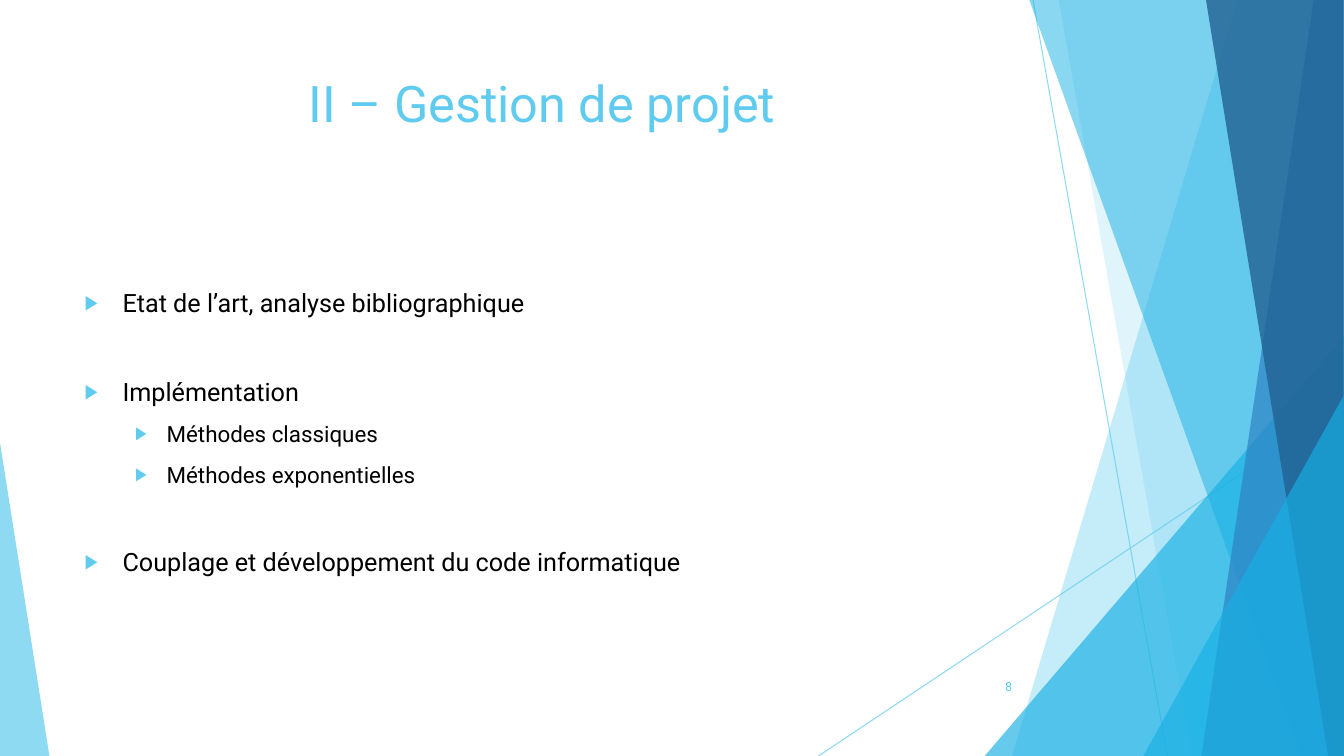
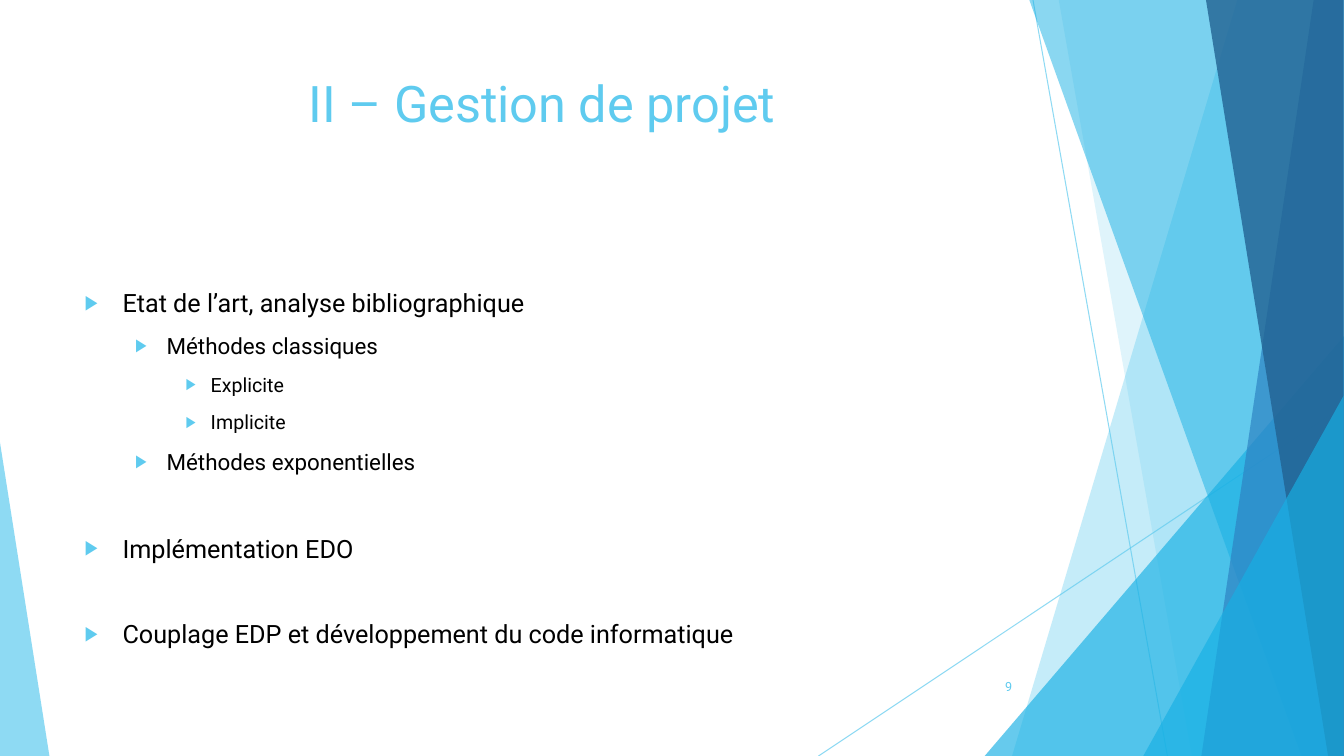
Before and after one commit to pierreXVI/PIE, a slide deck: slide 9 of oral_presentation/Oral_presentation_12_02_2019.pptx (slide 8 before the commit). Drawn at 1344x756 pixels with LibreOffice and Linux fonts; fonts in the diff are those of the drawing. Boxes give left, top, right and bottom in pixels: in the first picture for what was removed or moved away, otherwise in the second. Text is boxed around its words. In the diff, an @@ line names an element or a change of style, - is before the commit and + after.

```diff
--- a/oral_presentation/Oral_presentation_12_02_2019.pptx
+++ b/oral_presentation/Oral_presentation_12_02_2019.pptx
@@ text at box(123, 382, 299, 406): paragraph removed @@
-▶ Implémentation
@@ text at box(211, 377, 286, 433): paragraphs added @@
+    ▶ Explicite
+    ▶ Implicite
@@ text at box(123, 539, 733, 649): text changed @@
-▶ Couplage et développement du code informatique
+▶ Implémentation EDO
+▶ Couplage EDP et développement du code informatique
```
Also in this commit, not shown: 10 other slides changed, 4 slides added, 7 slides removed, 2 other files.
